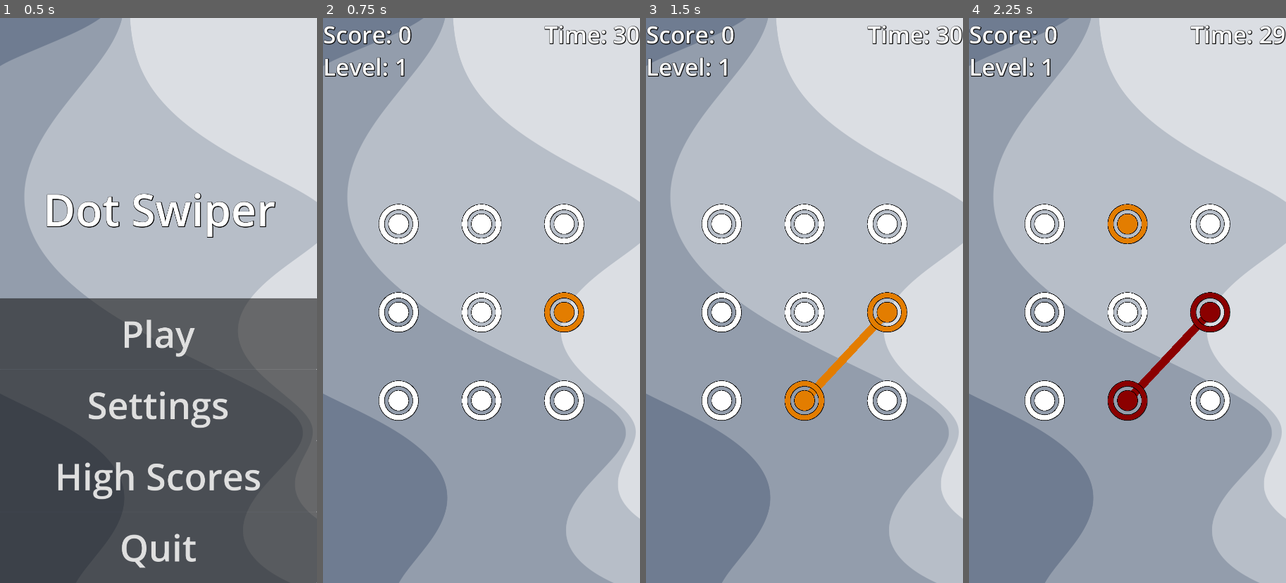
Above: before the commit, frames 1-4 (left to right).
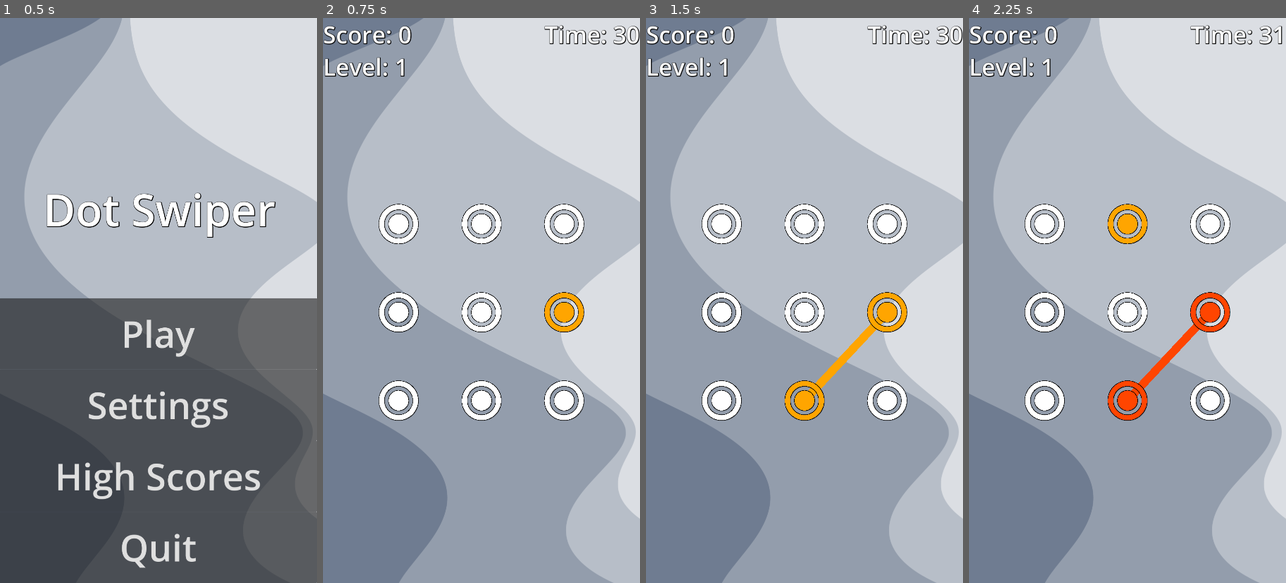
Above: after the commit, the same moments.

Repository: tJamesD/dot-line-matcher
Game: Godot game, scene res://Scenes/menu.tscn
Same seed, same stepped clock (60 frames per second), same inputs: the game is played once before the commit and once after it.
Inputs (mouse positions are in pixels of both pictures, inside the frame that each line leads up to):
- Up to frame 1 (0.5 s): no input
- Up to frame 2 (0.75 s): click "Play" at 0.5 s
- Up to frame 3 (1.5 s): tap Enter at 1.25 s; drag from (722, 221) to (804, 221) at 1.27 s
- Up to frame 4 (2.25 s): tap Space at 2 s; drag from (1127, 221) to (1045, 221) at 2.02 s

Frame 1 is identical in both runs. In frame 2, 0.5% of the frame differs, in the area x 69-83%, y 48-56%; in frame 3, 1.3%; in frame 4, 2.0%, in the area x 43-100%, y 1-72%.

Commit message:
decent colors

Diff:
--- a/Scenes/main.tscn
+++ b/Scenes/main.tscn
@@ -104,6 +104,7 @@
 
 [node name="DotManager" type="Node2D" parent="."]
 script = ExtResource("1_bo1nx")
+timer = 320
 animation_timer = 0.75
 
 [node name="Dot0" parent="DotManager" instance=ExtResource("1_jjgbg")]
--- a/Scripts/dot.gd
+++ b/Scripts/dot.gd
@@ -77,7 +77,8 @@
 	##sprite.modulate = Color(1,1,1,1)
 
 func _activate() -> void:
-	sprite.modulate = Color(0.89,0.49,0,1)
+	#sprite.modulate = Color(0.89,0.49,0,1
+	sprite.modulate = Color.ORANGE
 	activated = true
 
 func _deactivate() -> void:
--- a/Scripts/dots_manager.gd
+++ b/Scripts/dots_manager.gd
@@ -74,7 +74,9 @@
 	state = GameState.ANIMATE
 	var prev_dot = null
 	for dot in pattern:
-		dot.update_color((Color(0.89,0.49,0,1)))
+		dot.update_color(Color.ORANGE)
+		#dot.update_dot_color
+		#dot.update_color((Color(0.89,0.49,0,1)))
 		if prev_dot != null:
 			dot._draw_to_neighbor(prev_dot)
 			dot._enable_line()
@@ -214,50 +216,50 @@
 		active_dot._reset_mouse_line()
 		active_dot = null
 	state = GameState.GUESS_FINISHED
-	_draw_good_bad_guess(Color.DARK_RED)
+	_draw_good_bad_guess(Color.ORANGE_RED)
 	var timer = get_tree().create_timer(.35)
 	timer.timeout.connect(_on_post_guess)
 
 func _increase_gen_count():
 	match score:
-		5:
-		#2:
+		#5:
+		2:
 			gen_length +=1
 			level +=1
 			time_increase_amount = 3.9
 			level_increased.emit(level)
-		#4:
+		4:
+		#10:
+			gen_length +=1
+			level +=1
+			time_increase_amount = 4.5
+			level_increased.emit(level)
+		6:
+		#15:
+			gen_length +=1
+			level +=1
+			time_increase_amount = 5.6
+			level_increased.emit(level)
+		8:
+		#25:
+			gen_length +=1
+			level +=1
+			time_increase_amount = 5.6
+			level_increased.emit(level)
 		10:
-			gen_length +=1
-			level +=1
-			time_increase_amount = 4.5
-			level_increased.emit(level)
-		#6:
-		15:
-			gen_length +=1
-			level +=1
-			time_increase_amount = 5.6
-			level_increased.emit(level)
-		#8:
-		25:
-			gen_length +=1
-			level +=1
-			time_increase_amount = 5.6
-			level_increased.emit(level)
-		#10:
-		35:
+		#35:
 			gen_length +=1
 			level +=1
 			time_increase_amount = 6.5
 			level_increased.emit(level)
-		#12:
-		45:
+		12:
+		#45:
 			gen_length +=1
 			level +=1
 			time_increase_amount = 6.9
 			level_increased.emit(level)
-		#14:
-		55:
+		14:
+		#55:
 			gen_length +=1
 			level +=1
 			time_increase_amount = 6
